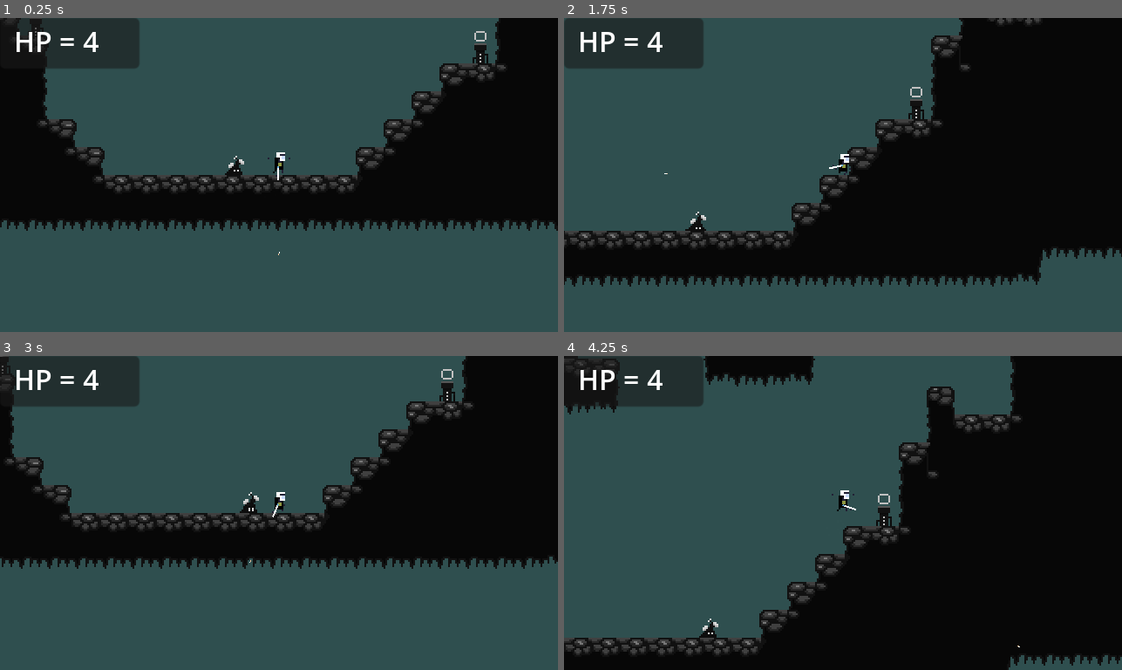
Above: before the commit, frames 1-4 (two rows, left to right).
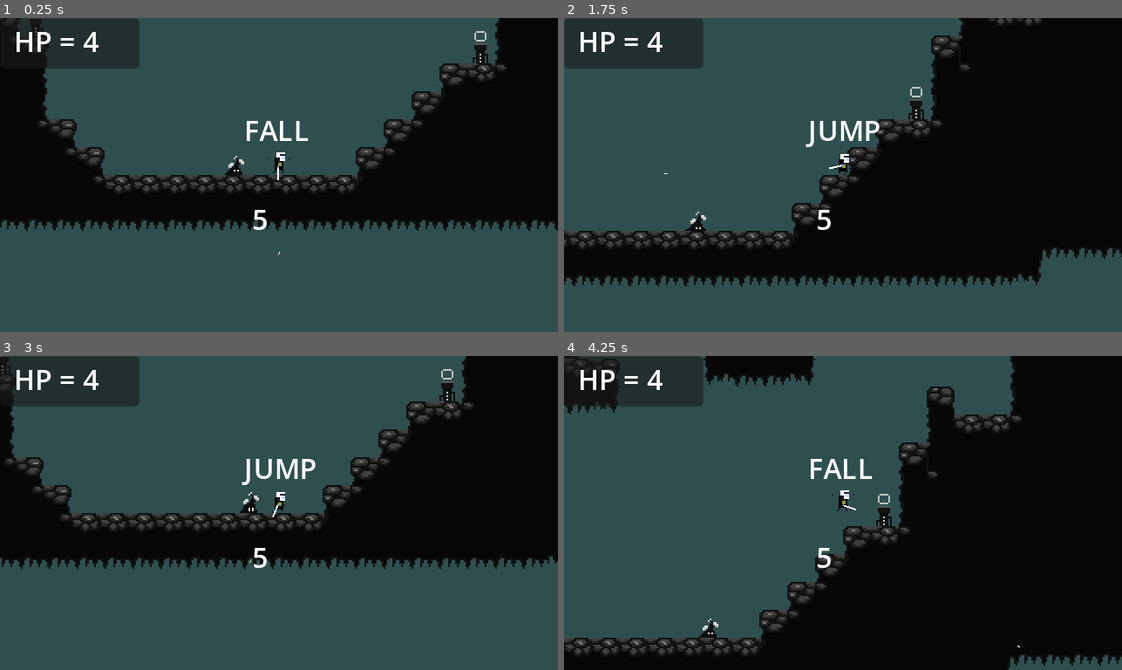
Above: after the commit, the same moments.

Repository: jsonify/Platform
Game: Godot game, scene res://World/world.tscn
The game is run twice, just before and just after one commit, with the same random seed, the same clock (stepped at 60 frames per second) and the same inputs.
Inputs (mouse positions are in pixels of both pictures, inside the frame that each line leads up to):
- Up to frame 1 (0.25 s): no input
- Up to frame 2 (1.75 s): move the mouse to (965, 159) at 0.52 s; hold Right (right) from 0.53 s (still down); click (965, 159) at 0.6 s; tap Space (jump) at 0.77, 1.52 s; move the mouse to (731, 190) at 1.27 s; click (731, 190) at 1.35 s
- Up to frame 3 (3 s): move the mouse to (334, 443) at 2.02 s; release Right (right) at 2.03 s; hold Left (left) 2.03-2.78 s; click (334, 443) at 2.1 s; move the mouse to (251, 575) at 2.77 s; hold Right (right) from 2.78 s (still down); click (251, 575) at 2.85 s
- Up to frame 4 (4.25 s): keep holding Right (right); tap Space (jump) at 3.02, 3.77 s; move the mouse to (1010, 560) at 3.52 s; click (1010, 560) at 3.6 s

The runs differ from the first frame. In frame 1, 0.4% of the frame differs, in the area x 44-56%, y 32-68%; in frame 2, 0.5%, in the area x 43-57%, y 32-68%; in frame 3, 0.5%; in frame 4, 0.4%.

Commit message:
in case I change my mind about removing PlayerStats script

Diff:
--- a/Overlaps/hitbox.gd
+++ b/Overlaps/hitbox.gd
@@ -1,8 +1,8 @@
 extends Area2D
 
-signal player_hit(damage_amount)
+#signal player_hit(damage_amount)
 
-var damage_amount := 10
+#var damage_amount := 10
 
 @export var damage = 1
 
@@ -15,13 +15,13 @@
 #		# Stop the enemy's hitbox from continuosly damaging the player
 #		$Timer.start()
 #		set_collision_mask_value(2, false)
-	print("hit the player")
+	print(get_parent().name + " hit the player")
 
 func _on_timer_timeout():
 	set_collision_mask_value(2, true)
 
 
 func _on_area_entered(area):
-	print("hit the player's hurtbox")
+	print(get_parent().name, " hit the player's hurtbox")
 	var player = area.get_parent()
 	player.take_damage(damage)
--- a/Player/player.gd
+++ b/Player/player.gd
@@ -25,7 +25,7 @@
 
 var player_knockback = Vector2.ZERO
 
-var debug_enabled_status := false
+@export var debug_enabled_status := false
 var state = states.FALL
 var direction := "right"
 var health
@@ -38,17 +38,18 @@
 	SaveLoad.load_data()
 	stats.no_health.connect(player_die_2)
 	jetpack_enabled = SaveLoad.data["player"]["jetpack_enabled"]
-	health = SaveLoad.data["player"]["max_health"]
+#	health = SaveLoad.data["player"]["max_health"]
+	print(stats.player_health)
 
 
 func player_die_2():
 	queue_free()
 
 func _process(delta):
-	pass
+	debug_enabled(debug_enabled_status)
+
 
 func _physics_process(delta):
-	debug_enabled(debug_enabled_status)
 	var input = Vector2.ZERO
 	input.x = Input.get_axis("left", "right")
 	input.y = Input.get_axis("thrust", "ui_down")
@@ -204,7 +205,7 @@
 func debug_enabled(status):
 	debug_enabled_status = status
 	if debug_enabled_status == true:
-		state_label.text = states.keys()[state] + "\n\n " + str(health)
+		state_label.text = states.keys()[state] + "\n\n " + str(stats.health)
 
 
 func set_direction_right() -> void:
--- a/Player/player.tscn
+++ b/Player/player.tscn
@@ -129,6 +129,7 @@
 collision_mask = 129
 script = ExtResource("1_rwnf5")
 jetpack_enabled = true
+debug_enabled_status = true
 
 [node name="CollisionShape2D" type="CollisionShape2D" parent="."]
 position = Vector2(0, -4.5)
--- a/Singleton/save_load.gd
+++ b/Singleton/save_load.gd
@@ -70,6 +70,8 @@
 	var json_string = load_game.get_line()
 	data = JSON.parse_string(json_string)
 
+func load_player_health():
+	return data["player"]["health"]
 
 func reset_data():
 	data = default_data.duplicate(true)
--- a/Utility/stats.gd
+++ b/Utility/stats.gd
@@ -3,11 +3,19 @@
 
 @export var max_health := 1
 @onready var health = max_health: set = set_health
+@onready var player_health = SaveLoad.data["player"]["health"]
 
 signal no_health
+
+func _ready():
+#	player_health = SaveLoad.load_player_health()
+	print(player_health)
 
 func set_health(value):
 	health = value
 	print(health)
 	if health <= 0:
 		emit_signal("no_health")
+
+func get_player_health():
+	player_health = SaveLoad.data["player"]["health"]
--- a/World/Spikes/spikes.tscn
+++ b/World/Spikes/spikes.tscn
@@ -1,4 +1,4 @@
-[gd_scene load_steps=3 format=3]
+[gd_scene load_steps=3 format=3 uid="uid://dskdnwuwryr5v"]
 
 [ext_resource type="Texture2D" uid="uid://dhk61or3tniyt" path="res://Assets/World/DARK Edition Tileset No background-sheet.png" id="1_0oa27"]
 [ext_resource type="PackedScene" uid="uid://bsa4nso0v1lq0" path="res://Overlaps/hitbox.tscn" id="3_1erfa"]
@@ -18,6 +18,7 @@
 region_rect = Rect2(64, 16, 16, 16)
 
 [node name="Hitbox" parent="." instance=ExtResource("3_1erfa")]
+damage = 5
 
 [node name="CollisionPolygon2D" type="CollisionPolygon2D" parent="Hitbox"]
 position = Vector2(-2, 0)
Not shown: 1 places in World/world.tscn that only renumber resources
